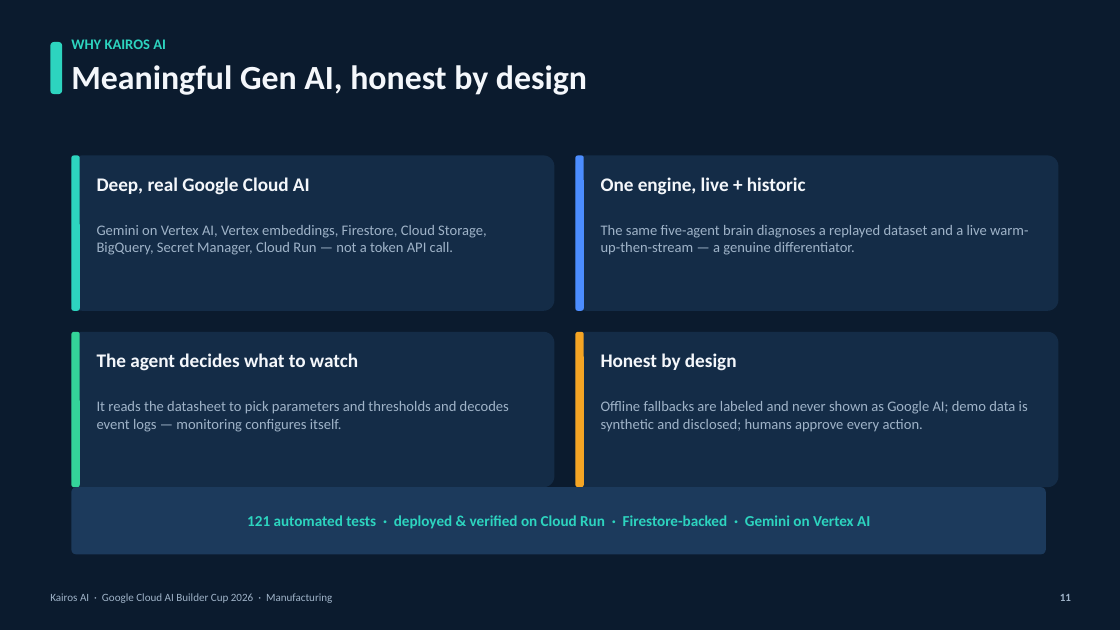
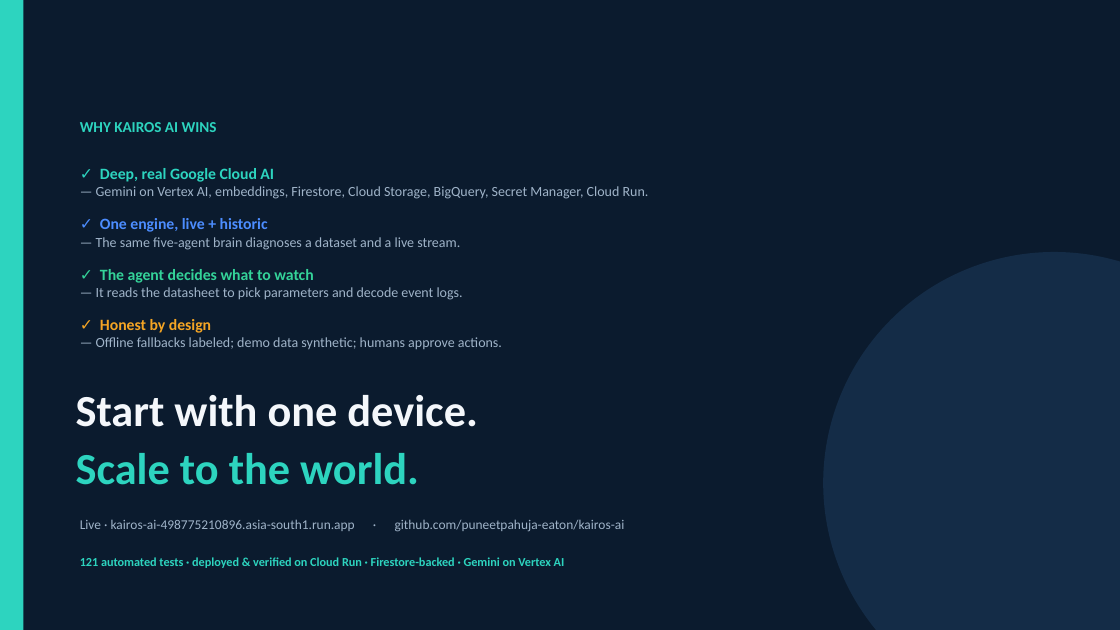
Before and after one commit to puneetpahuja-eaton/aegisops-ai-builder-cup, a slide deck: slide 6 of submission/Kairos-AI-Pitch-Deck.pptx (slide 11 before the commit). Drawn at 1120x630 pixels with LibreOffice and Linux fonts; fonts in the diff are those of the drawing. Boxes give left, top, right and bottom in pixels: in the first picture for what was removed or moved away, otherwise in the second. Text is boxed around its words. In the diff, an @@ line names an element or a change of style, - is before the commit and + after.

```diff
--- a/submission/Kairos-AI-Pitch-Deck.pptx
+++ b/submission/Kairos-AI-Pitch-Deck.pptx
@@ rectangle added at (x1=0, y1=0, x2=24, y2=630), fill #2DD4BF @@
@@ rounded rectangle removed at (x1=50, y1=42, x2=62, y2=94) @@
@@ text removed at (x1=71, y1=65, x2=587, y2=95) @@
-Meaningful Gen AI, honest by design
@@ text at (x1=80, y1=122, x2=217, y2=132): text changed; size 12.5 to 13 pt @@
-WHY KAIROS AI
+WHY KAIROS AI WINS
@@ rounded rectangle removed at (x1=71, y1=155, x2=555, y2=311) @@
@@ rounded rectangle removed at (x1=71, y1=155, x2=80, y2=311) @@
@@ text at (x1=96, y1=168, x2=649, y2=199): text changed; size 12.5 to 12 pt @@
-Gemini on Vertex AI, Vertex embeddings, Firestore, Cloud Storage, BigQuery, Secret Manager, Cloud Run — not a token API call.
+✓ Deep, real Google Cloud AI
+— Gemini on Vertex AI, embeddings, Firestore, Cloud Storage, BigQuery, Secret Manager, Cloud Run.
@@ text removed at (x1=97, y1=177, x2=310, y2=195) @@
-Deep, real Google Cloud AI
@@ rounded rectangle removed at (x1=576, y1=155, x2=1059, y2=311) @@
@@ rounded rectangle removed at (x1=576, y1=155, x2=584, y2=311) @@
@@ text removed at (x1=601, y1=177, x2=806, y2=195) @@
-One engine, live + historic
@@ text at (x1=96, y1=218, x2=460, y2=250): text changed; size 12.5 to 12 pt @@
-The same five-agent brain diagnoses a replayed dataset and a live warm-up-then-stream — a genuine differentiator.
+✓ One engine, live + historic
+— The same five-agent brain diagnoses a dataset and a live stream.
@@ text at (x1=96, y1=269, x2=463, y2=300): text changed; size 12.5 to 12 pt @@
-It reads the datasheet to pick parameters and thresholds and decodes event logs — monitoring configures itself.
+✓ The agent decides what to watch
+— It reads the datasheet to pick parameters and decode event logs.
@@ ellipse added at (x1=823, y1=252, x2=1120, y2=630), fill #142C47 @@
@@ text added at (x1=96, y1=319, x2=502, y2=349), 12 pt, text #9FB3C8 @@
+✓ Honest by design
+— Offline fallbacks labeled; demo data synthetic; humans approve actions.
@@ rounded rectangle removed at (x1=71, y1=332, x2=555, y2=487) @@
@@ rounded rectangle removed at (x1=71, y1=332, x2=80, y2=487) @@
@@ text removed at (x1=97, y1=353, x2=358, y2=371) @@
-The agent decides what to watch
@@ rounded rectangle removed at (x1=576, y1=332, x2=1059, y2=487) @@
@@ rounded rectangle removed at (x1=576, y1=332, x2=584, y2=487) @@
@@ text removed at (x1=601, y1=353, x2=737, y2=371) @@
-Honest by design
@@ text added at (x1=76, y1=395, x2=477, y2=485), 38 pt, text #F4F7FB, bold @@
+Start with one device.
+Scale to the world.
@@ text removed at (x1=601, y1=401, x2=1028, y2=432) @@
-Offline fallbacks are labeled and never shown as Google AI; demo data is synthetic and disclosed; humans approve every action.
@@ text added at (x1=80, y1=519, x2=625, y2=532), 11.5 pt, text #9FB3C8 @@
+Live · kairos-ai-498775210896.asia-south1.run.app · github.com/puneetpahuja-eaton/kairos-ai
@@ text "121 automated tests · deployed ..." moved from (x1=71, y1=487, x2=1046, y2=555) to (x1=80, y1=557, x2=565, y2=568) @@
@@ text "121 automated tests · deployed ..." at (x1=80, y1=557, x2=565, y2=568): size 13 to 10.5 pt; alignment centre to left; more space between paragraphs; vertical alignment middle to top; fill #1C3A5C to none @@
@@ text removed at (x1=50, y1=593, x2=332, y2=603) @@
-Kairos AI · Google Cloud AI Builder Cup 2026 · Manufacturing
@@ text removed at (x1=1060, y1=594, x2=1071, y2=601) @@
-11
```
Also in this commit, not shown: 2 other slides changed, 3 slides added, 9 slides removed, 2 other files.
